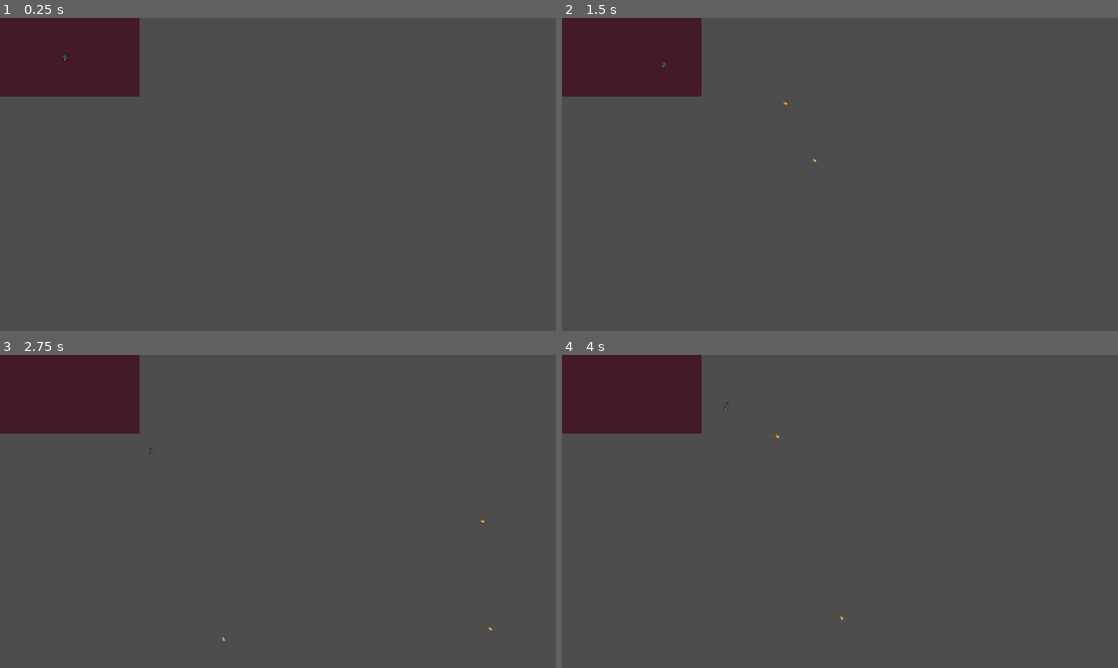
Above: before the commit, frames 1-4 (two rows, left to right).
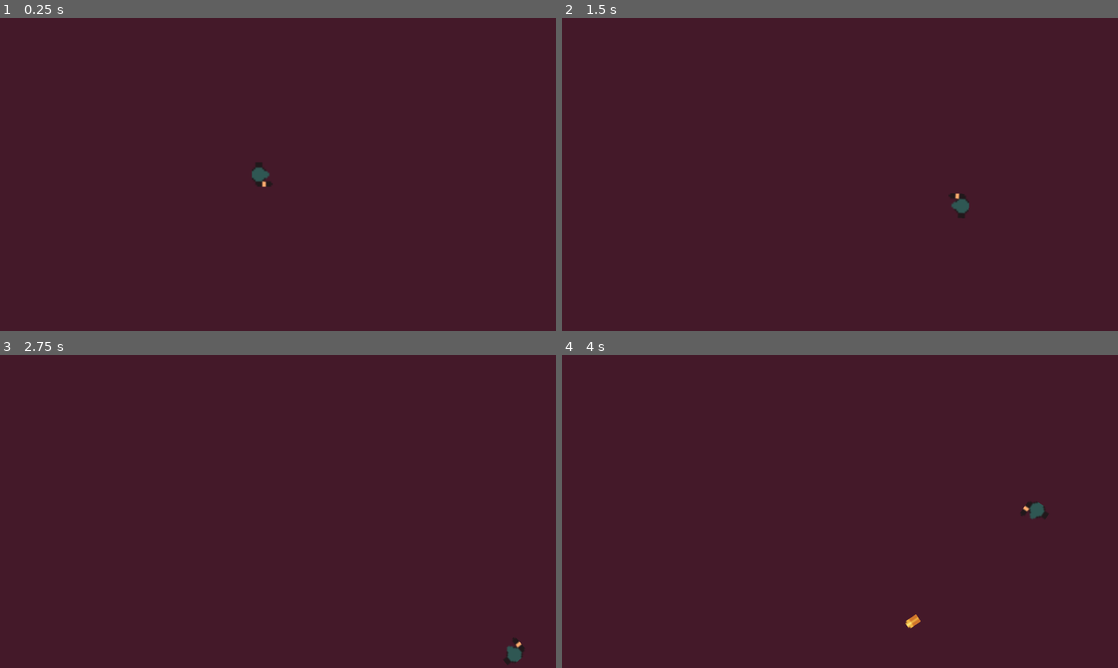
Above: after the commit, the same moments.

Repository: pjz987/repurposed
Game: Godot game, scene res://room.tscn
Same seed, same stepped clock (60 frames per second), same inputs: the game is played once before the commit and once after it.
Inputs (mouse positions are in pixels of both pictures, inside the frame that each line leads up to):
- Up to frame 1 (0.25 s): no input
- Up to frame 2 (1.5 s): tap Enter (ui_accept) at 0.5, 0.77 s; move the mouse to (962, 158) at 0.52 s; hold Right (ui_right) 0.53-1.28 s; move the mouse to (728, 190) at 1.27 s; hold Down (ui_down) from 1.28 s (still down)
- Up to frame 3 (2.75 s): tap Enter (ui_accept) at 1.52 s; move the mouse to (333, 442) at 2.02 s; release Down (ui_down) at 2.03 s; hold Right (ui_right) from 2.03 s (still down)
- Up to frame 4 (4 s): move the mouse to (812, 574) at 2.77 s; release Right (ui_right) at 2.78 s; hold Up (ui_up) 2.78-3.53 s; tap Enter (ui_accept) at 3.02, 3.77 s; move the mouse to (1006, 558) at 3.52 s; hold Left (ui_left) from 3.53 s (still down)

The runs differ from the first frame. In frame 1, 94% of the frame differs, in the area x 0-100%, y 0-100%; in frame 2, 94%; in frame 3, 94%; in frame 4, 94%.

Commit message:
worked on movement

Diff:
--- a/bullet.gd
+++ b/bullet.gd
@@ -5,7 +5,6 @@
 func _physics_process(delta: float) -> void:
 	move_and_slide()
 
-
 func start(start_pos: Vector2, direction: Vector2) -> void:
 	global_position = start_pos
 	velocity = direction * SPEED
--- a/player.gd
+++ b/player.gd
@@ -2,8 +2,6 @@
 
 const SPEED: int = 90
 const BULLET: PackedScene = preload("res://bullet.tscn")
-
-@onready var _sprite: Sprite2D = $Sprite2D
 
 func _unhandled_input(event: InputEvent) -> void:
 	if event.is_action_pressed("ui_accept"):
@@ -14,24 +12,37 @@
 		inst.start(start_pos, direction)
 
 func _physics_process(delta: float) -> void:
+
+	# point character at mouse
 	var direction: Vector2 = global_position.direction_to(get_global_mouse_position())
 	rotation = PI + atan2(direction.y, direction.x)
-	var zero_speed: bool = true
+
+	# track changes in x/y movement
+	var x_move: int = 0
+	var y_move: int = 0
 	if Input.is_action_pressed("ui_left"):
-		velocity.x = -SPEED
-		zero_speed = false
+		x_move -= 1
 	if Input.is_action_pressed("ui_right"):
-		velocity.x = SPEED
-		zero_speed = false
+		x_move += 1
 	if Input.is_action_pressed("ui_up"):
-		velocity.y = -SPEED
-		zero_speed = false
+		y_move -= 1
 	if Input.is_action_pressed("ui_down"):
-		velocity.y = SPEED
-		zero_speed = false
+		y_move += 1
+
+	if x_move: # if one x direction pressed
+		velocity.x = x_move * SPEED
+	else: # x momentum
+		if abs(velocity.x) > 0.2: # slow
+			velocity.x *= 0.9
+		else: # stop
+			velocity.x = 0
+
+	if y_move: # if one y direction pressed
+		velocity.y = y_move * SPEED
+	else: # y momentum
+		if abs(velocity.y) > 0.2: # slow
+			velocity.y *= 0.9
+		else: # stop
+			velocity.y = 0
+
 	move_and_slide()
-	if zero_speed:
-		if min(abs(velocity.x), abs(velocity.y)) > .2:
-			velocity *= Vector2(0.9, 0.9)
-		else:
-			velocity = Vector2.ZERO
--- a/project.godot
+++ b/project.godot
@@ -21,6 +21,7 @@
 window/size/viewport_height=180
 window/size/window_width_override=1280
 window/size/window_height_override=720
+window/stretch/mode="canvas_items"
 
 [rendering]
 
